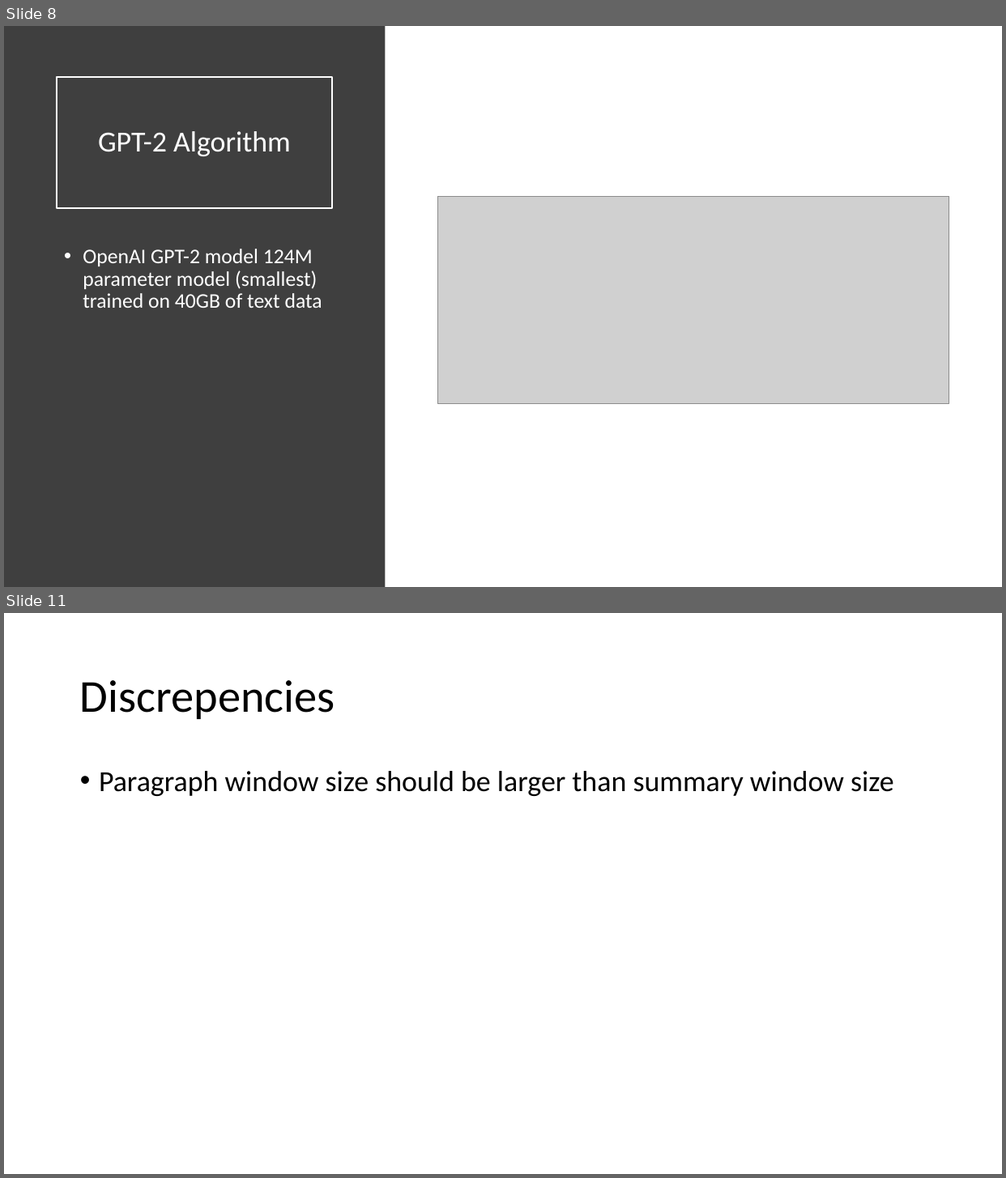
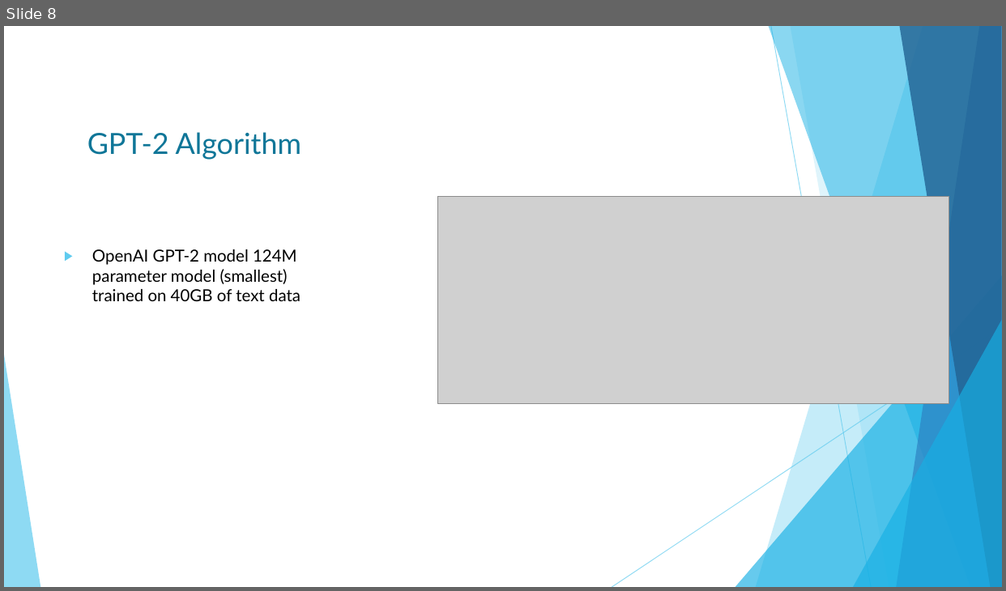
Before and after one commit to HomuraNagato/nerdy_nets, a slide deck: presentation/Nerdy Nets – GPT2.pptx. Shown one above the other, each under a label of ours: slides 8 and 11 before the commit, slide 8 after it; the slides between them are not shown. The pictures are 1006x1178 and 1006x591 pixels, drawn with LibreOffice and Linux fonts; fonts in the diff are those of the drawing; grey boxes stand for pictures. Boxes give left, top, right and bottom in pixels: in the first picture for what was removed or moved away, otherwise in the second. Text is boxed around its words. In the diff, an @@ line names an element or a change of style, - is before the commit and + after.

```diff
--- a/presentation/Nerdy Nets – GPT2.pptx
+++ b/presentation/Nerdy Nets – GPT2.pptx
@@ slide 11 removed at (x1=4, y1=613, x2=1002, y2=1174), background #FFFFFF @@
@@ title removed at (x1=80, y1=680, x2=335, y2=719) @@
-Discrepencies
@@ text removed at (x1=99, y1=771, x2=894, y2=796) @@
-• Paragraph window size should be larger than summary window size
@@ slide 8 changed as well @@
@@ rectangle removed at (x1=4, y1=26, x2=385, y2=587) @@
@@ title "GPT-2 Algorithm" at (x1=57, y1=77, x2=332, y2=209): font Calibri to Lato, text colour #FFFFFF to #0F7698; line spacing 0.9 to 1 @@
@@ text "OpenAI GPT-2 model 124M parameter ..." at (x1=92, y1=250, x2=300, y2=301): size 20 to 16 pt, font Calibri to Lato, text colour #FFFFFF to #000000; bullet • to ▶; line spacing 0.9 to 1 @@
@@ group added at (x1=4, y1=26, x2=1002, y2=587): 5 freeform shapes, 3 triangles, 2 lines @@
```
Also in this commit, not shown: 5 other slides changed, 8 slides added, 4 other slides removed.
